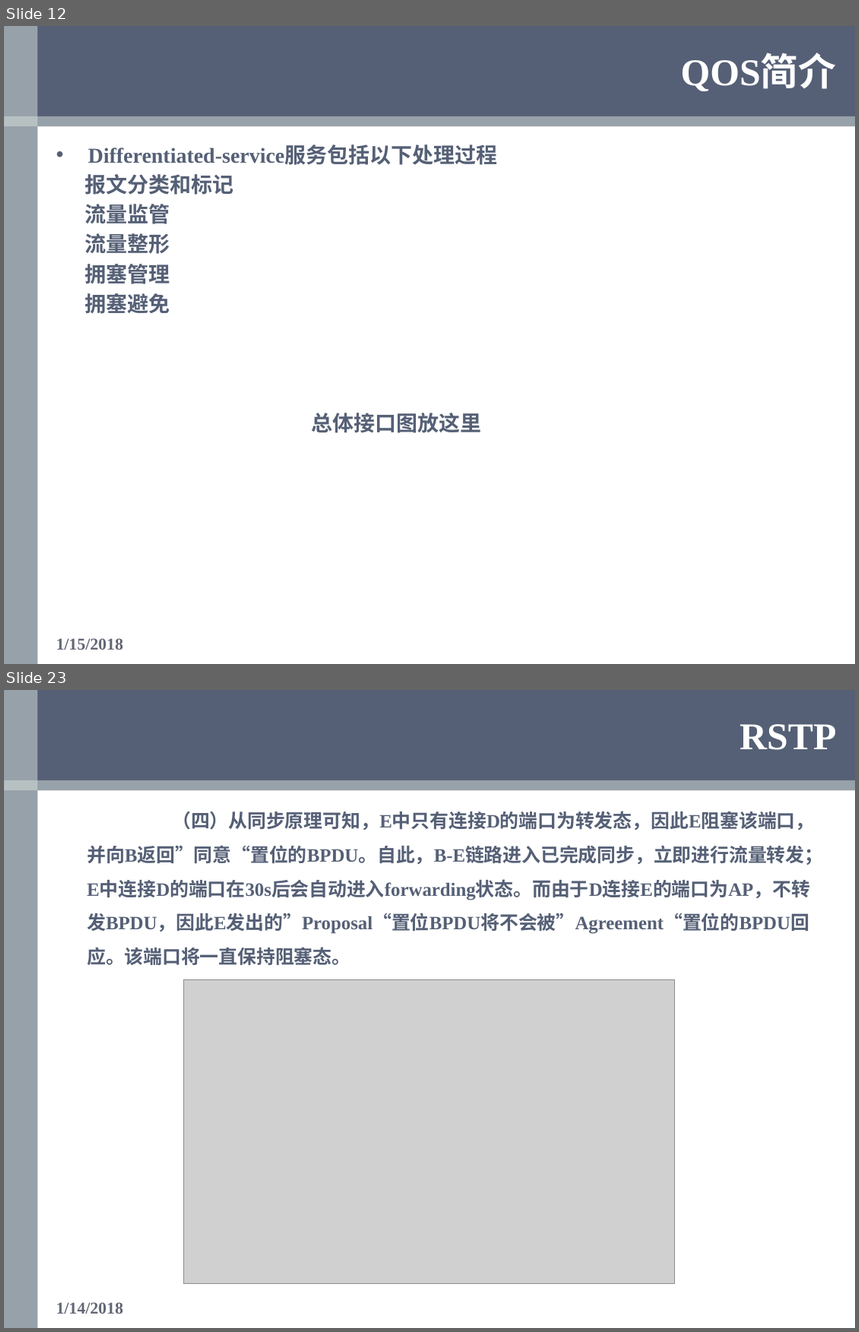
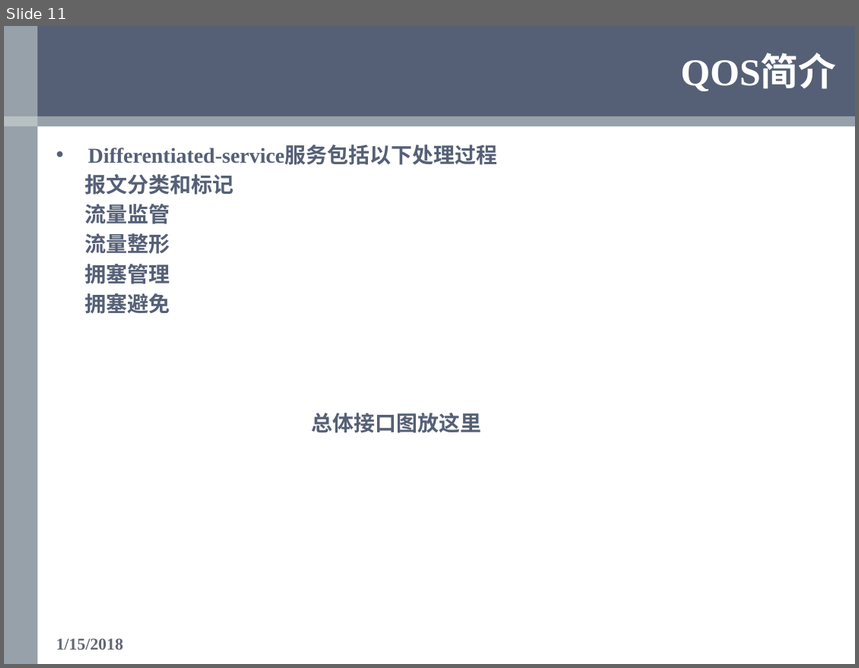
Before and after one commit to OOCC/PlanGIt, a slide deck: Personal/xueyu/Work/银河风云/QOS/QOS学习报告—薛雨.pptx. Shown one above the other, each under a label of ours: slides 12 and 23 before the commit, slide 11 after it; the slides between them are not shown. The pictures are 859x1332 and 859x668 pixels, drawn with LibreOffice and Linux fonts; fonts in the diff are those of the drawing; grey boxes stand for pictures; background and template pictures are left out. Boxes give left, top, right and bottom in pixels: in the first picture for what was removed or moved away, otherwise in the second. Text is boxed around its words. In the diff, an @@ line names an element or a change of style, - is before the commit and + after.

```diff
--- a/Personal/xueyu/Work/银河风云/QOS/QOS学习报告—薛雨.pptx
+++ b/Personal/xueyu/Work/银河风云/QOS/QOS学习报告—薛雨.pptx
@@ slide 23 removed at (x1=4, y1=690, x2=855, y2=1328), background #FFFFFF; not listed: 4 template elements that a slide beside it also shows @@
@@ title removed at (x1=740, y1=724, x2=836, y2=750) @@
-RSTP
@@ text removed at (x1=87, y1=811, x2=823, y2=965) @@
-（四）从同步原理可知，E中只有连接D的端口为转发态，因此E阻塞该端口，并向B返回”同意“置位的BPDU。自此，B-E链路进入已完成同步，立即进行流量转发；E中连接D的端口在30s后会自动进入forwarding状态。而由于D连接E的端口为AP，不转发BPDU，因此E发出的”Proposal“置位BPDU将不会被”Agreement“置位的BPDU回应。该端口将一直保持阻塞态。
@@ picture removed at (x1=183, y1=980, x2=675, y2=1284) @@
@@ text removed at (x1=56, y1=1303, x2=123, y2=1314) @@
-1/14/2018
@@ what was slide 12 is now slide 11 @@
```
Also in this commit, not shown: 11 slides changed, 15 slides added, 27 other slides removed.
